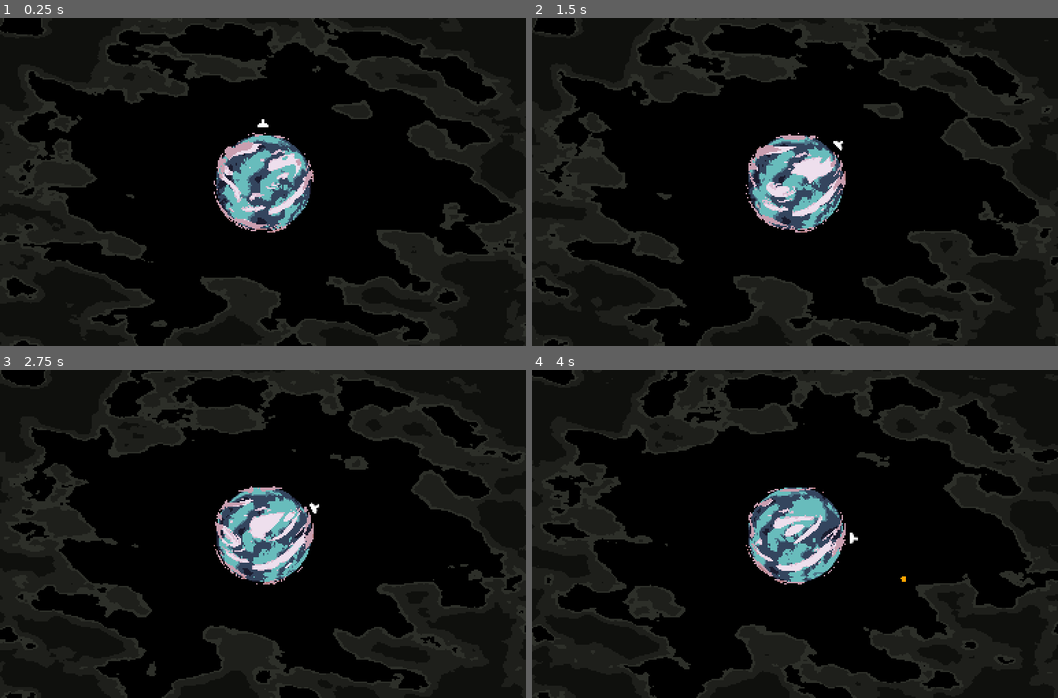
Above: before the commit, frames 1-4 (two rows, left to right).
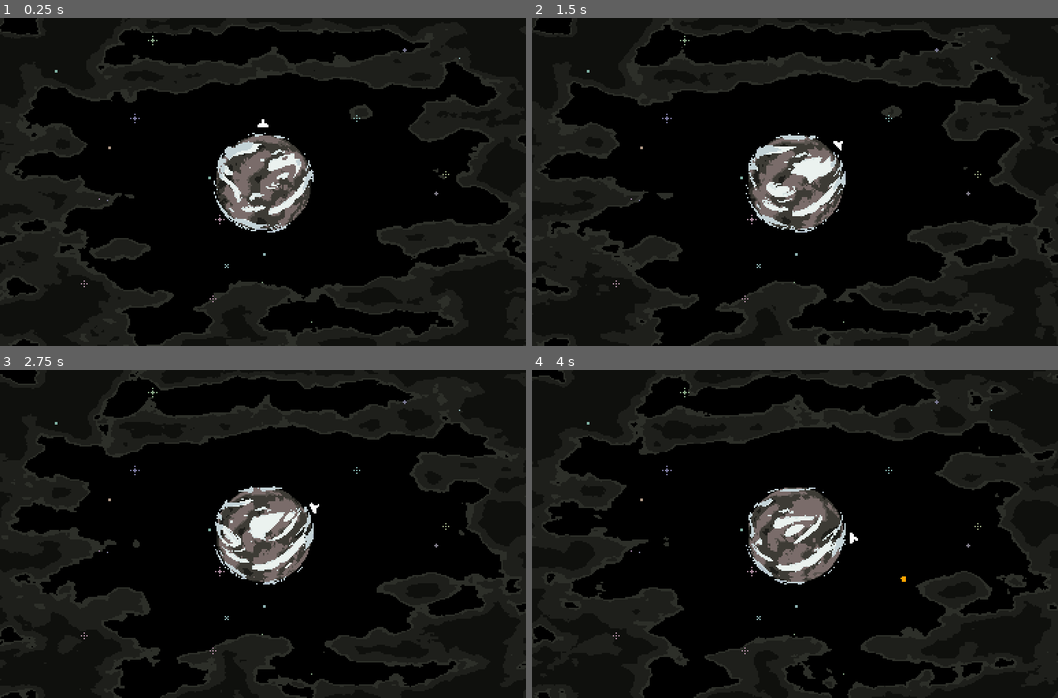
Above: after the commit, the same moments.

Repository: OriginTwo/planet-protector
Game: Godot game, scene res://scene/game.tscn
The game is run twice, just before and just after one commit, with the same random seed, the same clock (stepped at 60 frames per second) and the same inputs. The project has no main scene, so this scene is started directly.
Inputs:
- Up to frame 1 (0.25 s): no input
- Up to frame 2 (1.5 s): tap Enter (ui_accept) at 0.5, 0.77 s; hold Right (ui_right) 0.53-1.28 s; hold Left (ui_left) from 1.28 s (still down)
- Up to frame 3 (2.75 s): tap Enter (ui_accept) at 1.52 s; release Left (ui_left) at 2.03 s; hold Right (ui_right) from 2.03 s (still down)
- Up to frame 4 (4 s): tap Enter (ui_accept) at 3.02, 3.77 s; release Right (ui_right) at 3.53 s; hold Left (ui_left) from 3.53 s (still down)

The runs differ from the first frame. In frame 1, 18% of the frame differs, in the area x 0-100%, y 0-100%; in frame 2, 18%; in frame 3, 18%; in frame 4, 18%.

Commit message:
add background stars

Diff:
--- a/scene/background/background.gd
+++ b/scene/background/background.gd
@@ -1,10 +1,39 @@
 extends Node2D
+
+const STAR_SCENE := preload("res://scene/background/star.tscn")
+const STAR_TEXTURES := [
+	preload("res://asset/background/star_1.png"),
+	preload("res://asset/background/star_2.png"),
+	preload("res://asset/background/star_3.png"),
+	preload("res://asset/background/star_4.png"),
+	preload("res://asset/background/star_5.png"),
+	preload("res://asset/background/star_6.png"),
+]
+
+@export var max_star: int = 20
+@export var star_spawn_padding: float = 4.0
 
 @onready var space: ColorRect = $Space
 
 var shader_time: float
+var star_palette: Array[Color]
 
 func _ready() -> void:
+	setup_space()
+
+	var seed_colors := Palette.generate(16, randf_range(0.9, 1.0), randf_range(0.9, 1.0))
+	for i in seed_colors.size():
+		var new_col := seed_colors[i].lightened(0.7)
+		star_palette.append(new_col*0.7)
+	for i in max_star:
+		spawn_star(true)
+
+
+func _process(delta: float) -> void:
+	shader_time += delta
+	space.material.set_shader_parameter("time", shader_time)
+
+func setup_space() -> void:
 	space.size = get_viewport_rect().size
 	space.position = -space.size/2
 	space.material.set_shader_parameter("time_scale", randf_range(0.015, 0.025))
@@ -20,6 +49,17 @@
 		colors.append(new_col*0.4)
 	space.material.set_shader_parameter("colors", colors)
 
-func _process(delta: float) -> void:
-	shader_time += delta
-	space.material.set_shader_parameter("time", shader_time)
+func spawn_star(is_initial: bool = false) -> void:
+	var viewport_size := get_viewport_rect().size
+	var star := STAR_SCENE.instantiate()
+	add_child(star)
+	star.global_position = Vector2(
+		randf_range(star_spawn_padding, viewport_size.x - star_spawn_padding),
+		randf_range(star_spawn_padding, viewport_size.y - star_spawn_padding)
+	) - viewport_size/2
+	star.texture = STAR_TEXTURES.pick_random()
+	star.modulate = star_palette[randi()%star_palette.size()]
+	star.modulate.a = 1.0 if is_initial else 0.0
+	if is_initial:
+		star.lifetime = randf_range(0.0, 10.0)
+	star.tree_exited.connect(spawn_star)
--- /dev/null
+++ b/scene/background/star.gd
@@ -0,0 +1,14 @@
+extends Node2D
+
+const TWEEN_TIME: float = 10.0
+
+var lifetime: float
+
+func _ready() -> void:
+	lifetime = randf_range(5.0, 20.0)
+
+	var tween := create_tween()
+	tween.tween_property(self, "modulate:a", 1.0, TWEEN_TIME)
+	tween.tween_interval(lifetime)
+	tween.tween_property(self, "modulate:a", 0.0, TWEEN_TIME)
+	tween.tween_callback(queue_free)
--- /dev/null
+++ b/scene/background/star.tscn
@@ -0,0 +1,6 @@
+[gd_scene load_steps=2 format=3 uid="uid://bxx5h1tyulqsr"]
+
+[ext_resource type="Script" path="res://scene/background/star.gd" id="1_xr0dx"]
+
+[node name="Star" type="Sprite2D"]
+script = ExtResource("1_xr0dx")
--- a/scene/game.tscn
+++ b/scene/game.tscn
@@ -15,7 +15,10 @@
 grow_vertical = 2
 
 [node name="SubViewport" type="SubViewport" parent="SubViewport"]
+handle_input_locally = false
+canvas_item_default_texture_filter = 0
 size = Vector2i(384, 240)
+render_target_update_mode = 4
 
 [node name="Background" parent="SubViewport/SubViewport" instance=ExtResource("4_s43da")]
 
Binary file added: asset/aseprite/stars.ase
Binary file added: asset/background/star_1.png
Not shown, added: asset/background/star_1.png.import
Binary file added: asset/background/star_2.png
Not shown, added: asset/background/star_2.png.import
Binary file added: asset/background/star_3.png
Not shown, added: asset/background/star_3.png.import
Binary file added: asset/background/star_4.png
Not shown, added: asset/background/star_4.png.import
Binary file added: asset/background/star_5.png
Not shown, added: asset/background/star_5.png.import
Binary file added: asset/background/star_6.png
(and 2 more such lines)
